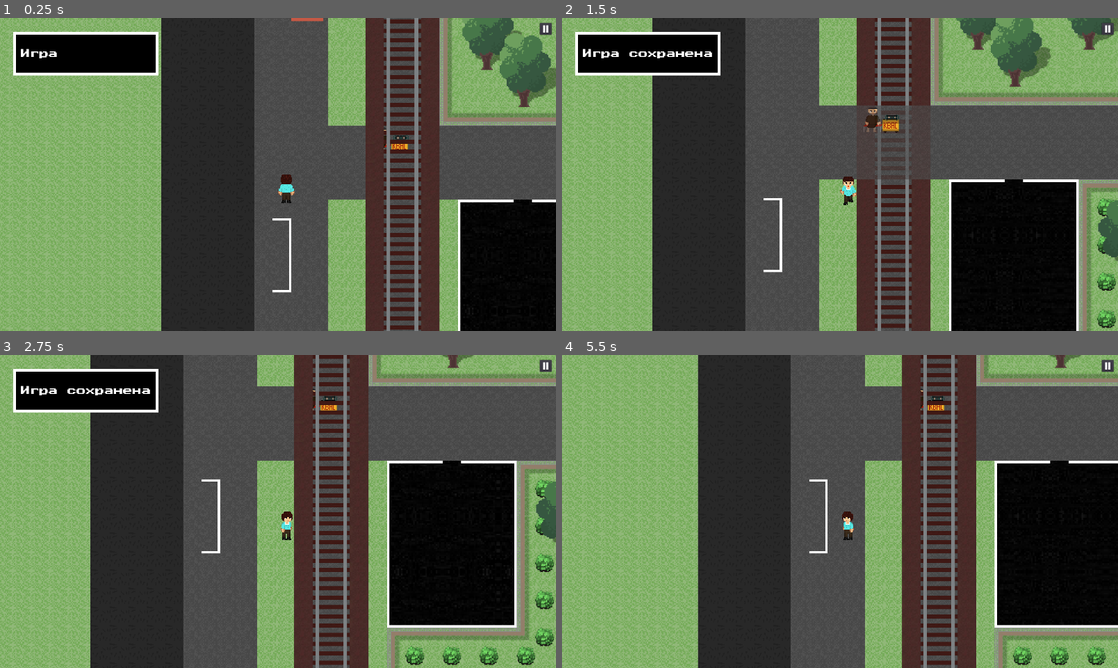
Above: before the commit, frames 1-4 (two rows, left to right).
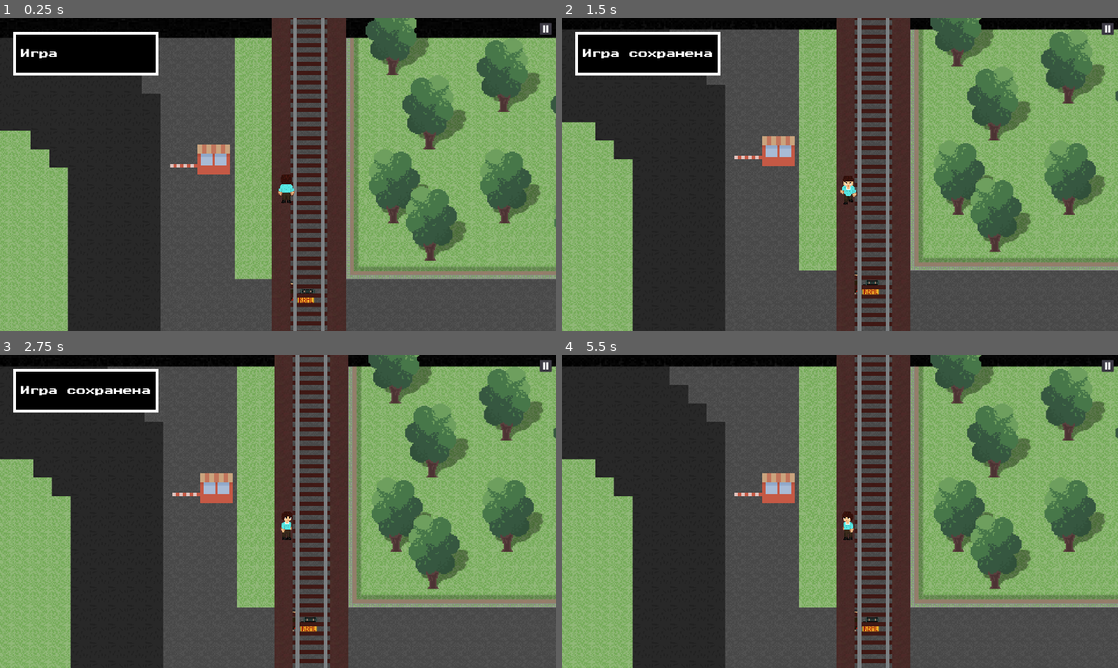
Above: after the commit, the same moments.

Repository: ordinary-dev/student-quest
Game: Godot game, scene res://Scenes/1.beggining/Day1.tscn
Two runs of this game, one before a commit and one after it. Both use one fixed random seed, a clock stepped at 60 frames per second and the inputs below. This scene is started directly instead of the project's main scene.
Inputs (mouse positions are in pixels of both pictures, inside the frame that each line leads up to):
- Up to frame 1 (0.25 s): no input
- Up to frame 2 (1.5 s): tap Enter (ui_accept) at 0.5, 0.77 s; move the mouse to (962, 158) at 0.52 s; hold Right (ui_right) 0.53-1.28 s; click (962, 158) at 0.67 s; move the mouse to (728, 190) at 1.27 s; hold Down (ui_down) from 1.28 s (still down)
- Up to frame 3 (2.75 s): tap Enter (ui_accept) at 1.52 s; move the mouse to (333, 442) at 2.02 s; release Down (ui_down) at 2.03 s; hold Right (ui_right) from 2.03 s (still down)
- Up to frame 4 (5.5 s): tap Enter (ui_accept) at 2.75, 3.02, 5, 5.27 s; move the mouse to (812, 574) at 2.77 s; release Right (ui_right) at 2.78 s; hold Shift (speed_up) 2.78-3.5 s; click (812, 574) at 2.92 s; click (1106, 364) at 3.5 s; click "Вернуться" at 4.25 s; move the mouse to (1006, 558) at 5.02 s; hold Left (ui_left) from 5.03 s (still down)

The runs differ from the first frame. In frame 1, 84% of the frame differs, in the area x 0-100%, y 0-100%; in frame 2, 62%; in frame 3, 63%; in frame 4, 82%.

Commit message:
Add function to save and restore level state

Diff:
--- a/Scenes/1.beggining/Day1.tscn
+++ b/Scenes/1.beggining/Day1.tscn
@@ -28,34 +28,70 @@
 	get_node(\"/root/ost\").play_sound(song)
 "
 
+[sub_resource type="GDScript" id=2]
+script/source = "extends Node2D
+
+# Восстанавливает состояние сцены
+# Считывает переменные из /root/saved
+
+# Игрок
+export (NodePath) var player
+# Триггер диалога Мистера Дудца
+export (NodePath) var singer
+onready var svd = get_node(\"/root/saved\")
+
+
+# Временно сохранить текущее состояние
+# !Не сохраняет в файл
+func _save() -> void:
+	svd.player_pos = get_node(player).position
+	svd.singer_dialog = get_node(singer).dialog_number
+	svd.singer_dialog_used = get_node(singer).used
+
+
+# Восстановить состояние
+func _restore() -> void:
+	get_node(player).position = svd.player_pos
+	get_node(singer).dialog_number = svd.singer_dialog
+	get_node(singer).used = svd.singer_dialog_used
+
+func _ready() -> void:
+	_restore()
+"
+
 [node name="Node2D" type="Node2D"]
 script = SubResource( 1 )
 song = ExtResource( 5 )
 
-[node name="Node2D" parent="." instance=ExtResource( 1 )]
+[node name="Street" parent="." instance=ExtResource( 1 )]
 
 [node name="Mr_singer" parent="." instance=ExtResource( 2 )]
 position = Vector2( 23.1483, 370.225 )
 
-[node name="Area2D" parent="." instance=ExtResource( 3 )]
+[node name="Mr_Singer_Dialog" parent="." instance=ExtResource( 3 )]
 position = Vector2( 88.1594, 355.36 )
 z_index = 2
 dialog_number = 2
 person = "Мистер Дудец"
 
 [node name="Body" parent="." instance=ExtResource( 4 )]
-position = Vector2( -365.641, 488.837 )
+position = Vector2( -365, 488 )
 collision_layer = 1025
 backpack = true
 
-[node name="Area2D2" parent="." instance=ExtResource( 6 )]
+[node name="Store_Trigger" parent="." instance=ExtResource( 6 )]
 position = Vector2( 504, 488 )
 label = "Магазин \"Четверочка\""
 object_name = NodePath("..")
 function_name = "to_store"
 
-[node name="Area2D3" parent="." instance=ExtResource( 6 )]
+[node name="Tickets_Trigger" parent="." instance=ExtResource( 6 )]
 position = Vector2( -296, -80 )
 label = "Касса"
 object_name = NodePath("..")
 function_name = "ticket_window"
+
+[node name="restore_state" type="Node2D" parent="."]
+script = SubResource( 2 )
+player = NodePath("../Body")
+singer = NodePath("../Mr_Singer_Dialog")
--- /dev/null
+++ b/Scenes/1.beggining/Day1_setup.tscn
@@ -0,0 +1,21 @@
+[gd_scene load_steps=2 format=2]
+
+[sub_resource type="GDScript" id=1]
+script/source = "extends Node2D
+
+# Подготовка первого дня
+
+onready var svd = get_node(\"/root/saved\")
+export (String, FILE, \"*.tscn\") var street
+
+
+func _ready() -> void:
+	svd.player_pos = Vector2(-365, 488)
+	svd.singer_dialog = 2
+	svd.singer_dialog_used = false
+	get_node(\"/root/scene_loader\").load_scene(street)
+"
+
+[node name="Node2D" type="Node2D"]
+script = SubResource( 1 )
+street = "res://Scenes/1.beggining/Day1.tscn"
--- a/Scenes/1.beggining/FSelect.tscn
+++ b/Scenes/1.beggining/FSelect.tscn
@@ -45,7 +45,7 @@
 __meta__ = {
 "_edit_use_anchors_": false
 }
-scene = "res://Scenes/1.beggining/Day1.tscn"
+scene = "res://Scenes/1.beggining/Day1_setup.tscn"
 
 [node name="ColorRect" type="ColorRect" parent="."]
 anchor_right = 1.0
--- /dev/null
+++ b/Scripts/Saved.gd
@@ -0,0 +1,12 @@
+extends Node
+
+# Временно сохраняет переменные,
+# К которым потом могут обращаться разные скрипты
+
+# Состояние улицы
+# Позиция игрока
+var player_pos : Vector2
+# Номер диалога у Мистера Дудца
+var singer_dialog : int
+# Был ли диалог уже воспроизведен
+var singer_dialog_used : bool
--- a/project.godot
+++ b/project.godot
@@ -31,6 +31,7 @@
 scene_loader="*res://Scenes/global/scene_load.tscn"
 ui="*res://Scenes/global/ui.tscn"
 show_nf="*res://Scripts/show_nf.gd"
+saved="*res://Scripts/Saved.gd"
 
 [display]
 
Not shown: 1 places in Scenes/1.beggining/Day1.tscn that only renumber resources
